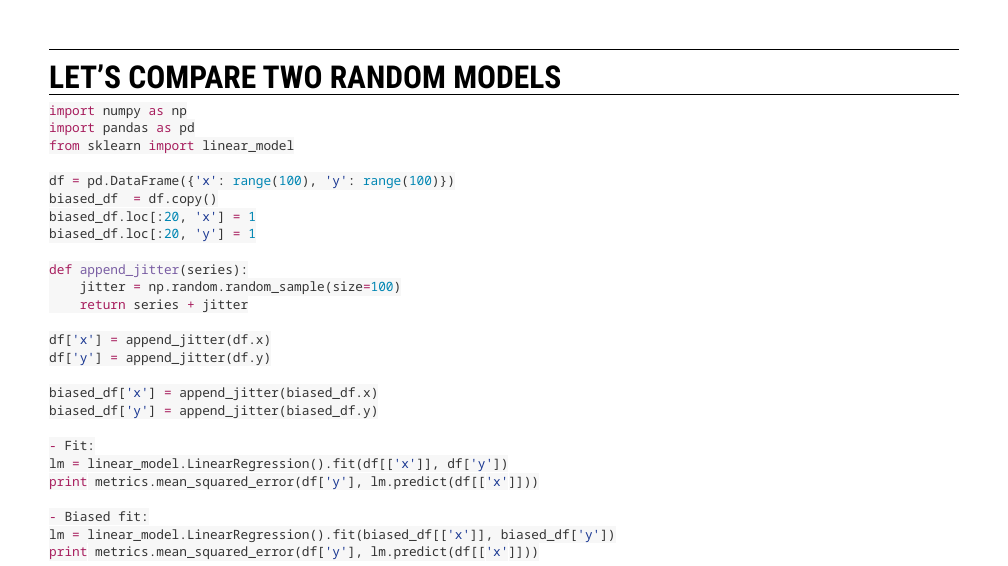
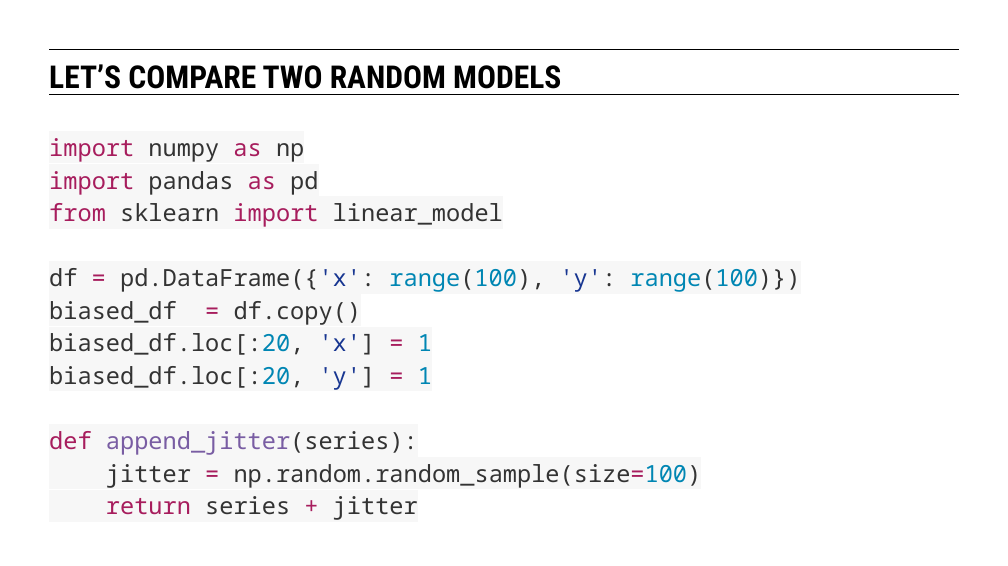
Before and after one commit to eflautt/ga-data-science, a slide deck: slide 17 of lessons/lesson-07/07-evaluating-model-fit.pptx (slide 15 before the commit). Drawn at 1008x566 pixels with LibreOffice and Linux fonts; fonts in the diff are those of the drawing. Boxes give left, top, right and bottom in pixels: in the first picture for what was removed or moved away, otherwise in the second. Text is boxed around its words. In the diff, an @@ line names an element or a change of style, - is before the commit and + after.

```diff
--- a/lessons/lesson-07/07-evaluating-model-fit.pptx
+++ b/lessons/lesson-07/07-evaluating-model-fit.pptx
@@ text at [49,138,800,520]: text changed; size 13 to 24 pt @@
-import numpy as np
-import pandas as pd
-from sklearn import linear_model
-df = pd.DataFrame({'x': range(100), 'y': range(100)})
-biased_df = df.copy()
-biased_df.loc[:20, 'x'] = 1
-biased_df.loc[:20, 'y'] = 1
-def append_jitter(series):
-jitter = np.random.random_sample(size=100)
-return series + jitter
-df['x'] = append_jitter(df.x)
-df['y'] = append_jitter(df.y)
-biased_df['x'] = append_jitter(biased_df.x)
-biased_df['y'] = append_jitter(biased_df.y)
-- Fit:
-lm = linear_model.LinearRegression().fit(df[['x']], df['y'])
-print metrics.mean_squared_error(df['y'], lm.predict(df[['x']]))
-- Biased fit:
-lm = linear_model.LinearRegression().fit(biased_df[['x']], biased_df['y'])
-print metrics.mean_squared_error(df['y'], lm.predict(df[['x']]))
+import numpy as np
+import pandas as pd
+from sklearn import linear_model
+df = pd.DataFrame({'x': range(100), 'y': range(100)})
+biased_df = df.copy()
+biased_df.loc[:20, 'x'] = 1
+biased_df.loc[:20, 'y'] = 1
+def append_jitter(series):
+jitter = np.random.random_sample(size=100)
+return series + jitter
```
Also in this commit, not shown: 24 other slides changed, 12 slides added.
